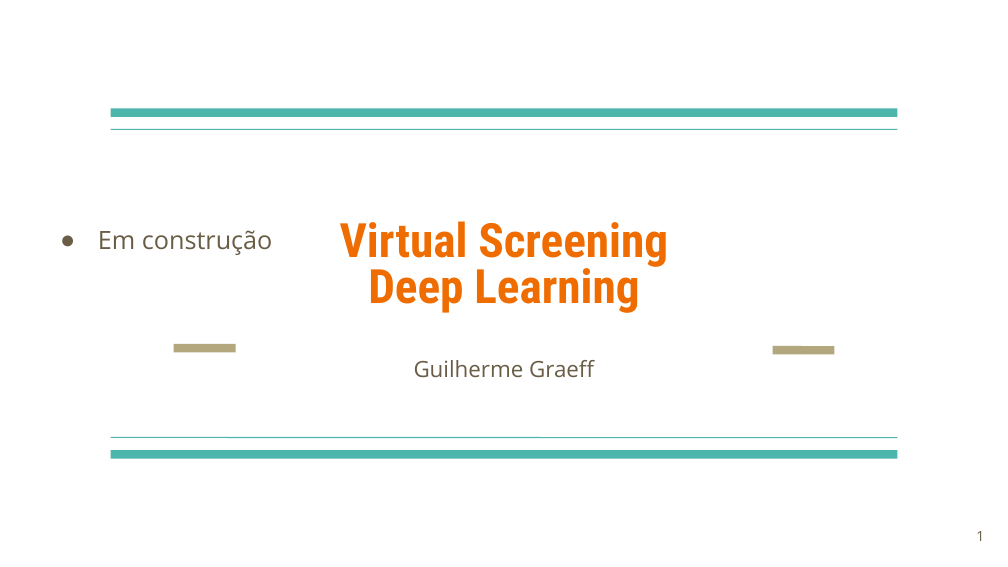
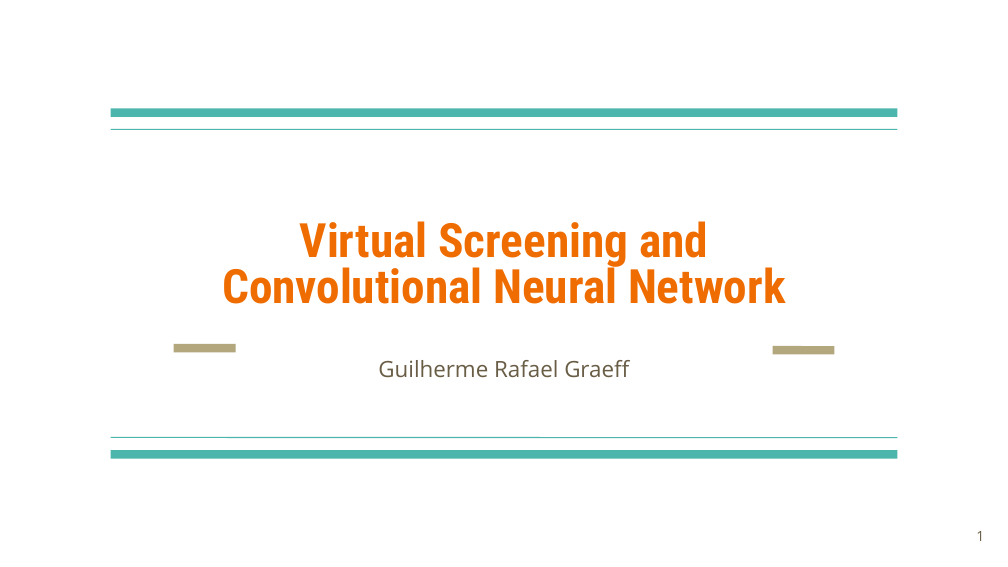
Before and after one commit to GuilhermeGraeff/Docking-Input, a slide deck: slide 1 of apresentacao/Virtual Screening.odp. Drawn at 1008x567 pixels with LibreOffice and Linux fonts; fonts in the diff are those of the drawing. Boxes give left, top, right and bottom in pixels: in the first picture for what was removed or moved away, otherwise in the second. Text is boxed around its words. In the diff, an @@ line names an element or a change of style, - is before the commit and + after.

```diff
--- a/apresentacao/Virtual Screening.odp
+++ b/apresentacao/Virtual Screening.odp
@@ text removed at box(98, 230, 273, 255) @@
-● Em construção
@@ title at box(222, 221, 786, 304): text changed @@
-Virtual Screening
-Deep Learning
+Virtual Screening and
+Convolutional Neural Network
@@ subtitle at box(378, 360, 629, 377): text changed @@
-Guilherme Graeff
+Guilherme Rafael Graeff
```
Also in this commit, not shown: 14 slides added, 7 slides removed, 1 other file.
